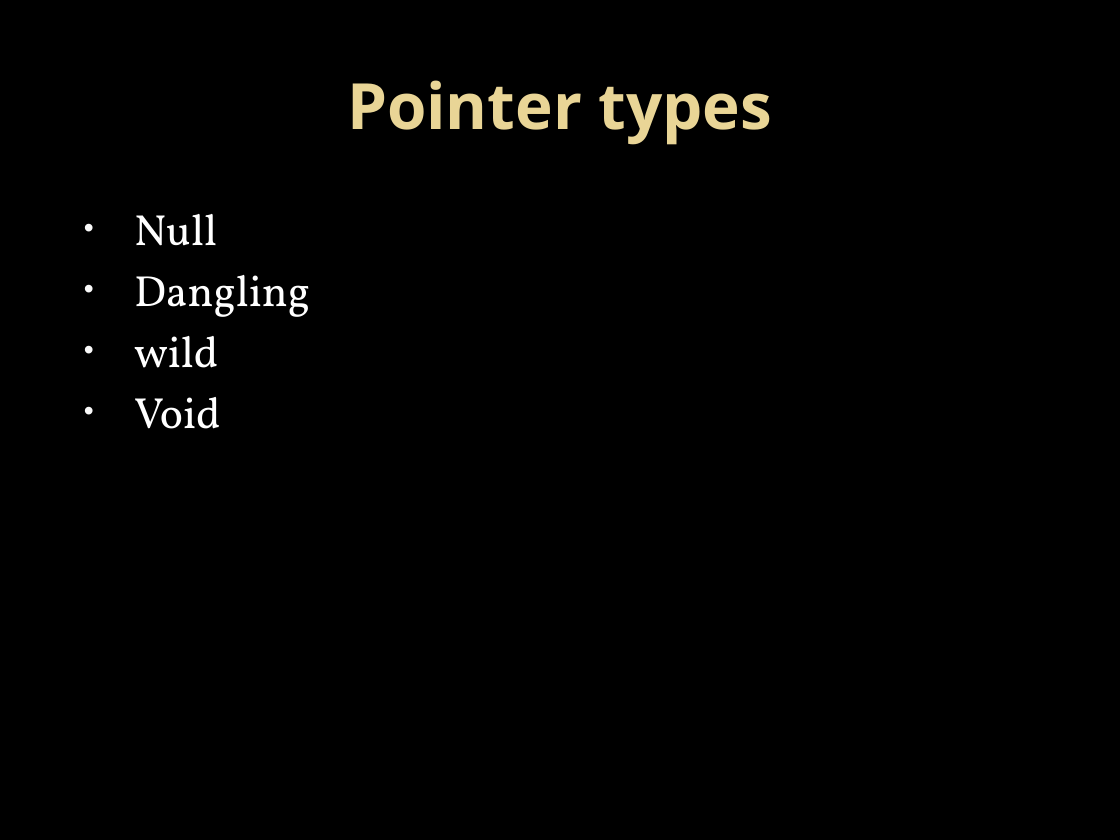
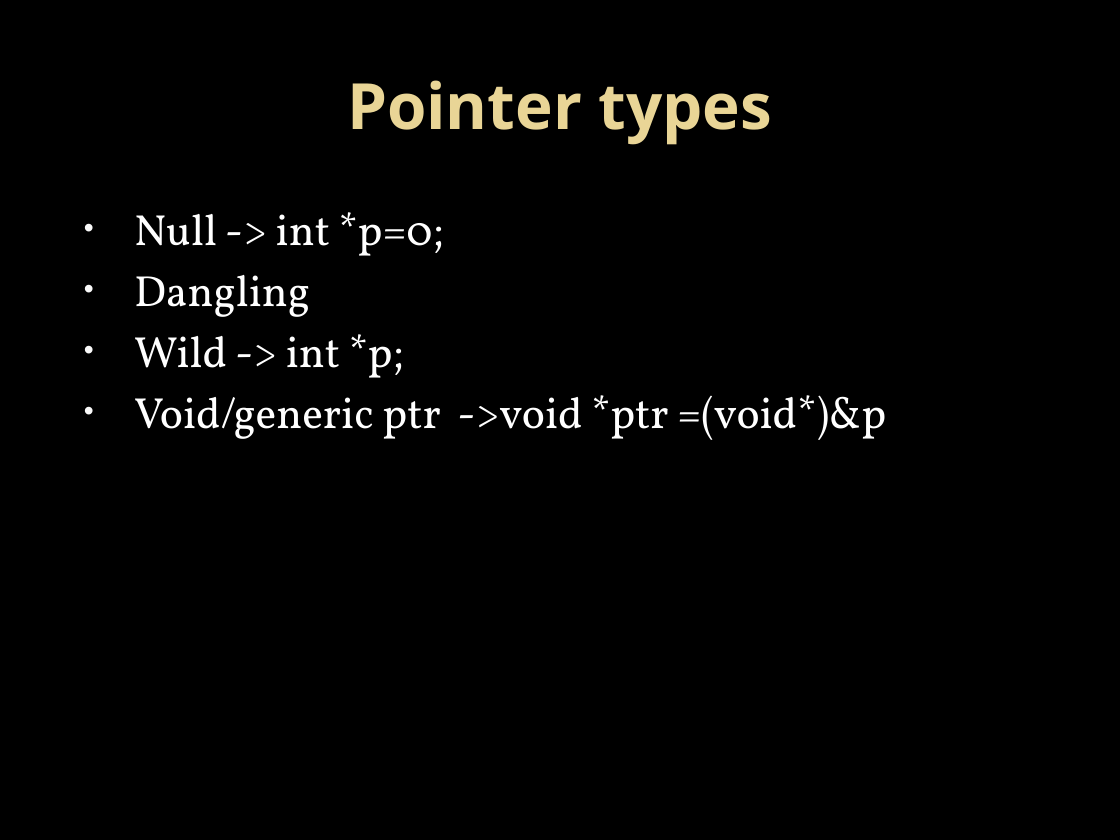
Before and after one commit to Mahesh-7/C_Programs, a slide deck: slide 4 of PPT/pointers.pptx. Drawn at 1120x840 pixels with LibreOffice and Linux fonts; fonts in the diff are those of the drawing; background and template pictures are left out. Boxes give left, top, right and bottom in pixels: in the first picture for what was removed or moved away, otherwise in the second. Text is boxed around its words. In the diff, an @@ line names an element or a change of style, - is before the commit and + after.

```diff
--- a/PPT/pointers.pptx
+++ b/PPT/pointers.pptx
@@ text at (134,212,444,256): text changed @@
-• Null
+• Null -> int *p=0;
@@ text at (134,334,886,440): text changed @@
-• wild
-• Void
+• Wild -> int *p;
+• Void/generic ptr ->void *ptr =(void*)&p
```
Also in this commit, not shown: 1 other slide changed, 1 slide added.
